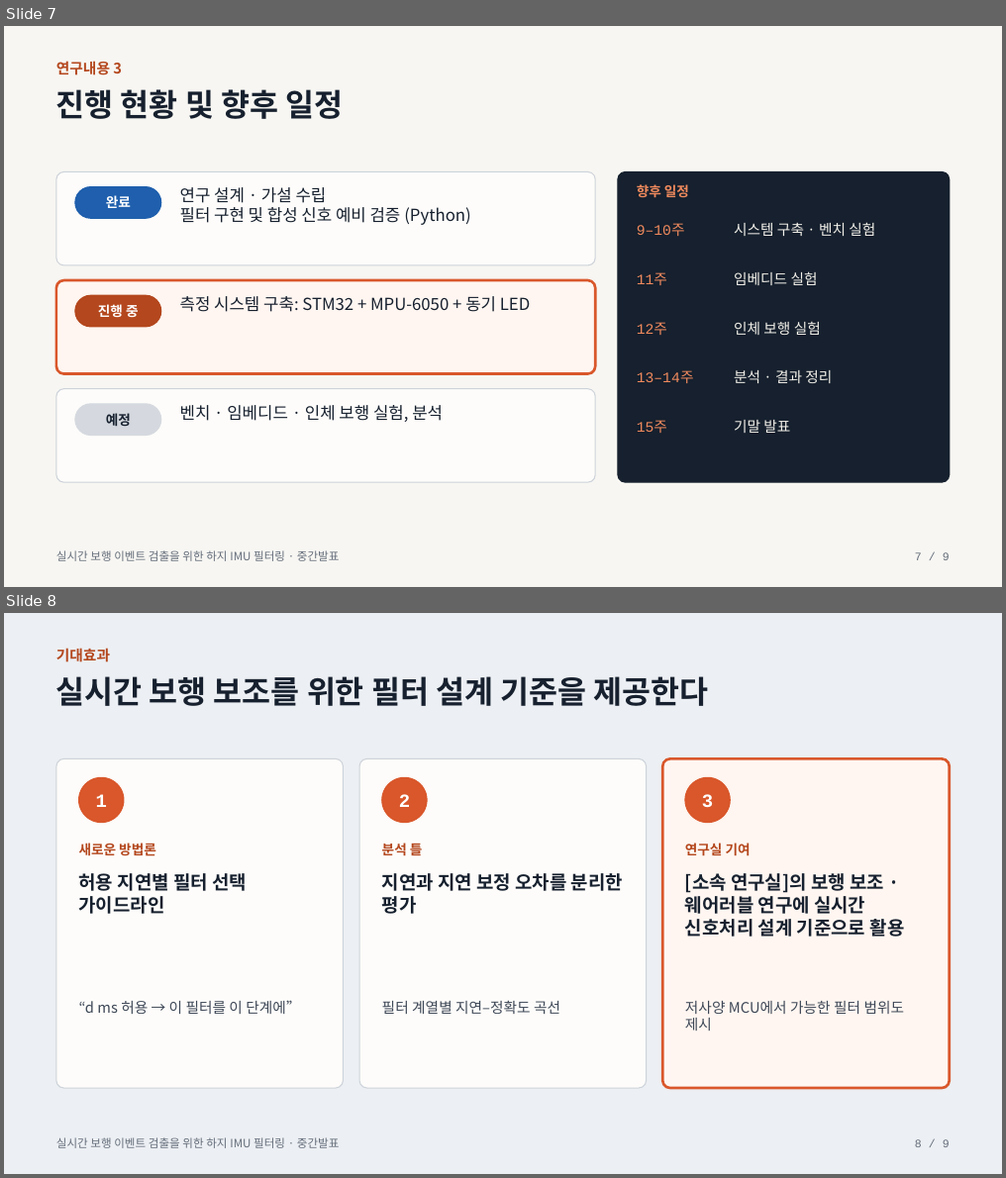
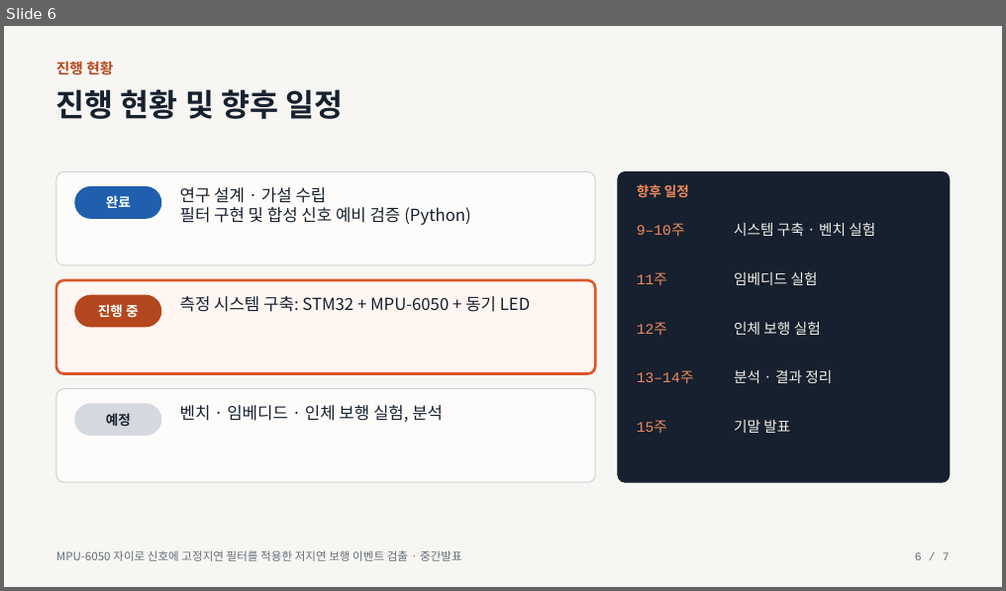
Before and after one commit to everyss/26-2_Sensors_Actuators, a slide deck: slides/midterm_presentation.pptx. Shown one above the other, each under a label of ours: slides 7 and 8 before the commit, slide 6 after it. The pictures are 1006x1178 and 1006x591 pixels, drawn with LibreOffice and Linux fonts; fonts in the diff are those of the drawing. Boxes give left, top, right and bottom in pixels: in the first picture for what was removed or moved away, otherwise in the second. Text is boxed around its words. In the diff, an @@ line names an element or a change of style, - is before the commit and + after.

```diff
--- a/slides/midterm_presentation.pptx
+++ b/slides/midterm_presentation.pptx
@@ slide 8 removed at (4,613,1002,1174), background #ECEFF3 @@
@@ text removed at (56,648,110,663) @@
-기대효과
@@ text removed at (56,676,708,706) @@
-실시간 보행 보조를 위한 필터 설계 기준을 제공한다
@@ rounded rectangle removed at (56,759,344,1088) @@
@@ rounded rectangle removed at (359,759,647,1088) @@
@@ rounded rectangle removed at (662,759,949,1088) @@
@@ ellipse removed at (79,777,124,823) @@
@@ ellipse removed at (382,777,427,823) @@
@@ ellipse removed at (685,777,731,823) @@
@@ text removed at (96,794,107,807) @@
-1
@@ text removed at (399,794,410,807) @@
-2
@@ text removed at (702,794,713,807) @@
-3
@@ text removed at (79,843,156,857) @@
-새로운 방법론
@@ text removed at (382,841,423,859) @@
-분석 틀
@@ text removed at (685,843,750,857) @@
-연구실 기여
@@ text removed at (79,873,247,914) @@
-허용 지연별 필터 선택 가이드라인
@@ text removed at (382,873,623,914) @@
-지연과 지연 보정 오차를 분리한 평가
@@ text removed at (685,873,905,937) @@
-[소속 연구실]의 보행 보조 · 웨어러블 연구에 실시간 신호처리 설계 기준으로 활용
@@ text removed at (79,1000,301,1014) @@
-“d ms 허용 → 이 필터를 이 단계에”
@@ text removed at (382,1000,560,1014) @@
-필터 계열별 지연–정확도 곡선
@@ text removed at (685,1001,905,1031) @@
-저사양 MCU에서 가능한 필터 범위도 제시
@@ text removed at (56,1138,340,1149) @@
-실시간 보행 이벤트 검출을 위한 하지 IMU 필터링 · 중간발표
@@ text removed at (915,1140,949,1148) @@
-8 / 9
@@ what was slide 7 is now slide 6 @@
@@ slide 6 changed as well @@
@@ text at (56,61,113,76): text changed @@
-연구내용 3
+진행 현황
@@ text at (56,551,462,562): text changed @@
-실시간 보행 이벤트 검출을 위한 하지 IMU 필터링 · 중간발표
+MPU-6050 자이로 신호에 고정지연 필터를 적용한 저지연 보행 이벤트 검출 · 중간발표
@@ text at (915,553,949,561): text changed @@
-7 / 9
+6 / 7
```
Also in this commit, not shown: 5 other slides changed, 1 slide added, 2 other slides removed, 3 other files.
